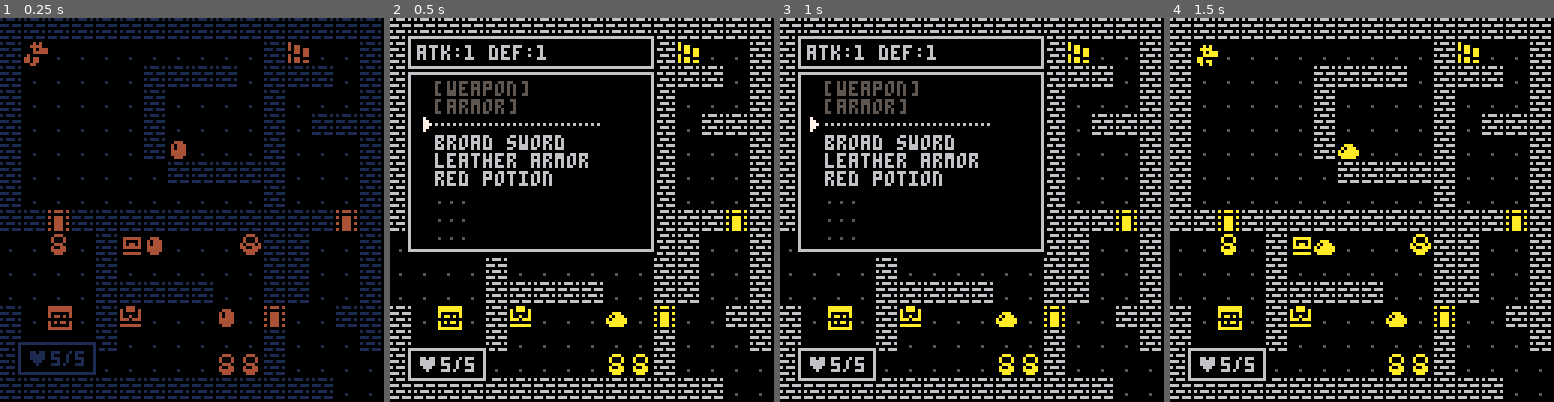
Above: before the commit, frames 1-4 (left to right).
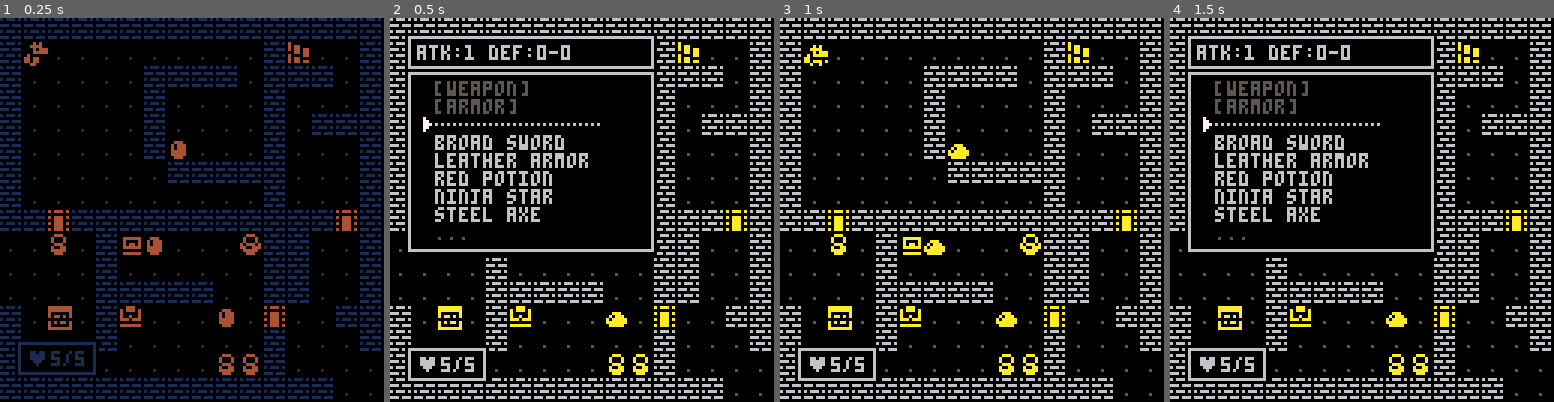
Above: after the commit, the same moments.

Repository: gabriel-jm/pico8-games
Game: PICO-8 cartridge porklike.p8
The game is run twice, just before and just after one commit, with the same random seed, the same clock (stepped at 60 frames per second) and the same inputs.
Inputs:
- Up to frame 1 (0.25 s): no input
- Up to frame 2 (0.5 s): tap X (X key) at 0.33 s
- Up to frame 3 (1 s): tap O (Z key) at 0.7 s
- Up to frame 4 (1.5 s): tap X (X key) at 1.07 s

Frame 1 is identical in both runs. In frame 2, 1.2% of the frame differs, in the area x 11-47%, y 7-54%; in frame 3, 9.5%; in frame 4, 10%, in the area x 3-70%, y 4-62%.

Commit message:
porklike - lesson 23

Diff:
--- a/porklike.p8
+++ b/porklike.p8
@@ -4,21 +4,25 @@
 -- initialization
 
 function _init()
+	local s=split
 	-- directions
-	dirs_x=split"-1,1,0,0,1,1,-1,-1"
-	dirs_y=split"0,0,-1,1,-1,1,1,-1"
-
-	dpal=split[[
+	dirs_x=s"-1,1,0,0,1,1,-1,-1"
+	dirs_y=s"0,0,-1,1,-1,1,1,-1"
+
+	dpal=s[[
 		0,1,1,2,1,13,6,4,
 		4,9,3,13,1,13,14
 	]]
 
-	mob_sprs=split"240,192"
-	mob_atk=split"1,1"
-	mob_hp=split"5,2"
-	mob_los=split"4,4"
-
-	item_name=split"broad sword,leather armor,red potion"
+	mob_sprs=s"240,192"
+	mob_atk=s"1,1"
+	mob_hp=s"5,2"
+	mob_los=s"4,4"
+
+	item_name=s"broad sword,leather armor,red potion,ninja star,steel axe"
+	item_type=s"wep,arm,fud,thr,wep"
+	item_stat1=s"2,0,0,0,1"
+	item_stat2=s"0,2,0,0,0"
 
 	frames=0
 
@@ -66,6 +70,8 @@
 	take_item(1)
 	take_item(2)
 	take_item(3)
+	take_item(4)
+	take_item(5)
 
 	windows={}
 	talk_window=nil
@@ -102,22 +108,33 @@
 end
 
 function update_inv()
-	menu_action(inv_wind)
-	if btnp(❎) then
-		_upd=update_game
-		inv_wind.dur=0
-		stat_wind.dur=0
+	menu_action(actv_wind)
+	if btnp(4) then
+		if actv_wind==inv_wind then
+			_upd=update_game
+			inv_wind.dur=0
+			stat_wind.dur=0
+		elseif actv_wind==use_menu then
+			use_menu.dur=0
+			actv_wind=inv_wind
+		end
+	elseif btnp(5) then
+		if actv_wind==inv_wind then
+			show_use()
+		elseif actv_wind==use_menu then
+			trigger_use()
+		end
 	end
 end
 
 function menu_action(wnd)
 	if btnp(2) then
-		wnd.cursor=max(1,wnd.cursor-1)
+		wnd.cursor-=1
 	elseif btnp(3) then
-		wnd.cursor=min(
-			#wnd.text,wnd.cursor+1
-		)
-	end
+		wnd.cursor+=1
+	end
+	wnd.cursor=(wnd.cursor-1)
+		%#wnd.text+1
 end
 
 function update_player_turn()
@@ -466,6 +483,8 @@
 
 function hit_mob(atk_m,trgt)
 	local dmg=atk_m.atk
+	local def=trgt.defmin+flr(rnd(trgt.defmax-trgt.defmin+1))
+	dmg-=min(def,dmg)
 
 	trgt.hp-=dmg
 	trgt.flash=10
@@ -604,6 +623,17 @@
 
 		candits=cand_new
 	until #candits==0
+end
+
+function upd_stats()
+	local atk,dmin,dmax=
+		item_stat1[eqp[1]] or 0,
+		item_stat1[eqp[2]] or 0,
+		item_stat2[eqp[2]] or 0
+
+	plyr.atk=1+atk
+	plyr.defmin=dmin
+	plyr.defmax=dmax
 end
 -->8
 -- ui
@@ -747,14 +777,13 @@
 		local item,eqtxt=eqp[i]
 		if item then
 			eqtxt=item_name[item]
-			add(col,6)
 		else
 			eqtxt=i==1
 				and "[weapon]"
 				or "[armor]"
-			add(col,5)
 		end
 		add(txt,eqtxt)
+		add(col,item and 6 or 5)
 	end
 
 	add(txt,"…………………")
@@ -769,6 +798,9 @@
 		add(col,item and 6 or 5)
 	end
 
+	del(windows,inv_wind)
+	del(windows,stat_wind)
+
 	inv_wind=add_window(
 		5,17,84,62,txt
 	)
@@ -776,10 +808,89 @@
 	inv_wind.col=col
 
 	stat_wind=add_window(
-		5,5,84,13,{"atk:1 def:1"}
-	)
-
+		5,5,84,13,{
+			"atk:"..plyr.atk..
+			" def:"..plyr.defmin..
+			"-"..plyr.defmax
+		}
+	)
+
+	actv_wind=inv_wind
 	_upd=update_inv
+end
+
+function show_use()
+	local txt,i={},inv_wind.cursor
+	local item=i<3
+		and eqp[i] or inv[i-3]
+
+	if (not item) return
+
+	local typ=item_type[item]
+
+	if (typ=="wep" or typ=="arm")
+		and i>3
+	then
+		add(txt,"equip")
+	end
+
+	if typ=="fud" then
+		add(txt,"eat")
+	end
+
+	if
+		typ=="thr" or typ=="fud"
+	then
+		add(txt,"throw")
+	end
+
+	add(txt,"trash")
+
+	use_menu=add_window(
+		84,i*6+11,36,7+#txt*6,txt
+	)
+	use_menu.cursor=1
+	actv_wind=use_menu
+end
+
+function trigger_use()
+	local i,action,after=
+		inv_wind.cursor,
+		use_menu.text[use_menu.cursor],
+		"back"
+	local item=i<3
+		and eqp[i] or inv[i-3]
+
+	if action=="trash" then
+		if i<3 then
+			eqp[i]=nil
+		else
+			inv[i-3]=nil
+		end
+	elseif action=="equip" then
+		local id=item_type[item]=="wep"
+			and 1 or 2
+
+		inv[i-3]=eqp[id]
+		eqp[id]=item
+	elseif action=="eat" then
+
+	elseif action=="throw" then
+
+	end
+
+	upd_stats()
+
+	if after=="back" then
+		show_inv()
+		inv_wind.cursor=i
+	elseif after=="game" then
+		inv_wind.dur=0
+		stat_wind.dur=0
+		_upd=update_game
+	end
+
+	use_menu.dur=0
 end
 -->8
 -- monsters and items
@@ -796,6 +907,8 @@
 		hp=mob_hp[typ],
 		max_hp=mob_hp[typ],
 		atk=mob_atk[typ],
+		defmin=0,
+		defmax=0,
 		los=mob_los[typ],
 		task=ai_wait
 	})
